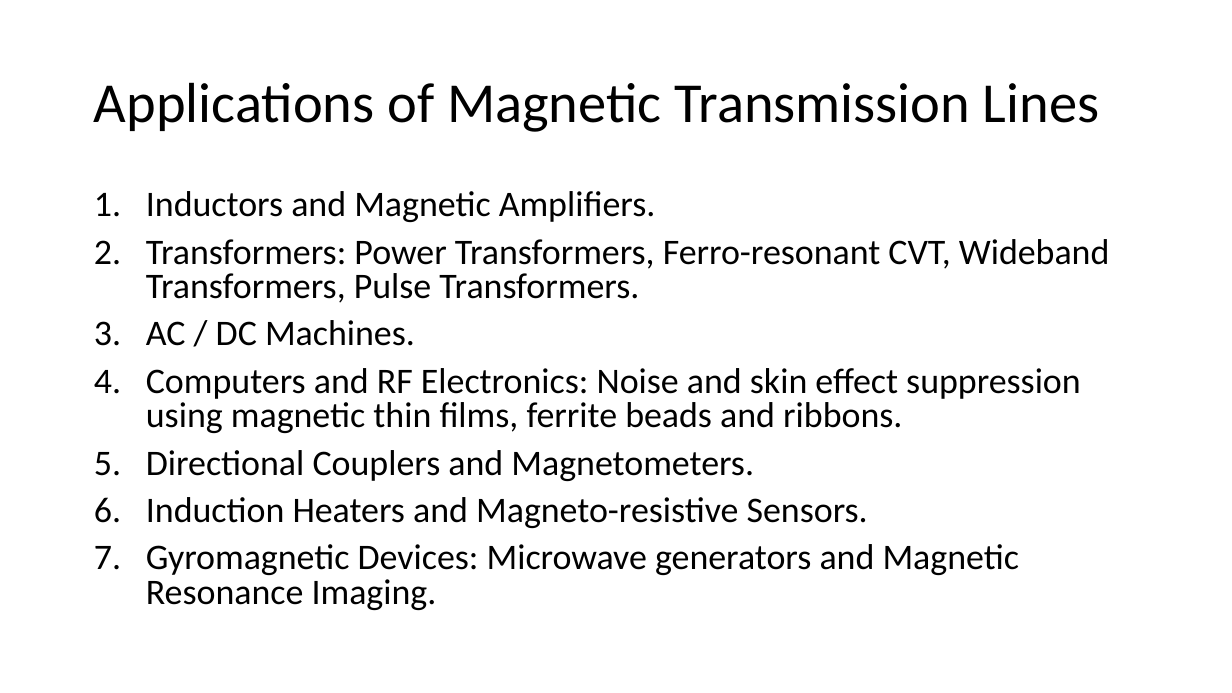
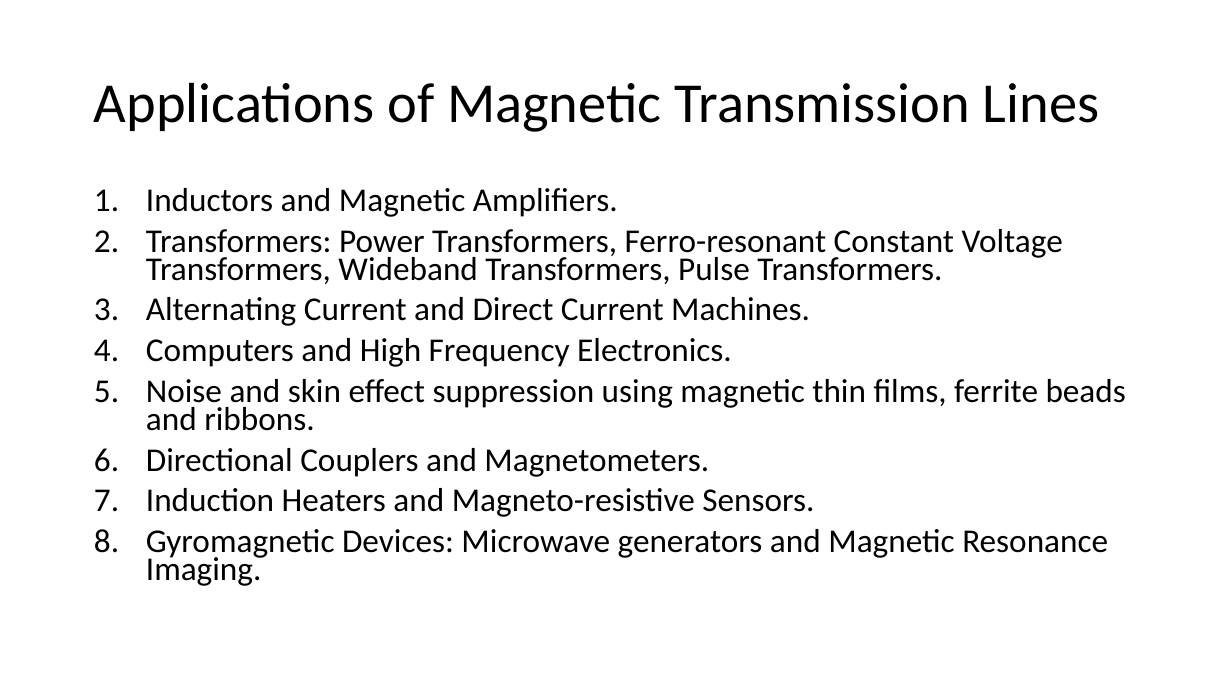
Before and after one commit to MuhammadShamaas1997/Electrical-Engineering, a slide deck: slide 5 of Thesis/Magnetic Transmission Lines/Thesis Proposal.pptx (slide 2 before the commit). Drawn at 1232x693 pixels with LibreOffice and Linux fonts; fonts in the diff are those of the drawing. Boxes give left, top, right and bottom in pixels: in the first picture for what was removed or moved away, otherwise in the second. Text is boxed around its words. In the diff, an @@ line names an element or a change of style, - is before the commit and + after.

```diff
--- a/Thesis/Magnetic Transmission Lines/Thesis Proposal.pptx
+++ b/Thesis/Magnetic Transmission Lines/Thesis Proposal.pptx
@@ text at (146, 188, 1108, 586): size 28 to 25.9 pt in "Inductors and Magnetic Amplifiers.", "Directional Couplers and Magnetometers.", "Induction Heaters and Magneto-resistive Sensors.", "Gyromagnetic Devices: Microwave generators and Magnetic Reso ..."; line spacing 0.8 to 0.7 @@
@@ text at (146, 229, 1126, 431): text changed; size 28 to 25.9 pt @@
-2. Transformers: Power Transformers, Ferro-resonant CVT, Wideband Transformers, Pulse Transformers.
-3. AC / DC Machines.
-4. Computers and RF Electronics: Noise and skin effect suppression using magnetic thin films, ferrite beads and ribbons.
+2. Transformers: Power Transformers, Ferro-resonant Constant Voltage Transformers, Wideband Transformers, Pulse Transformers.
+3. Alternating Current and Direct Current Machines.
+4. Computers and High Frequency Electronics.
+5. Noise and skin effect suppression using magnetic thin films, ferrite beads and ribbons.
```
Also in this commit, not shown: 8 other slides changed, 13 slides added, 1 slide removed.
